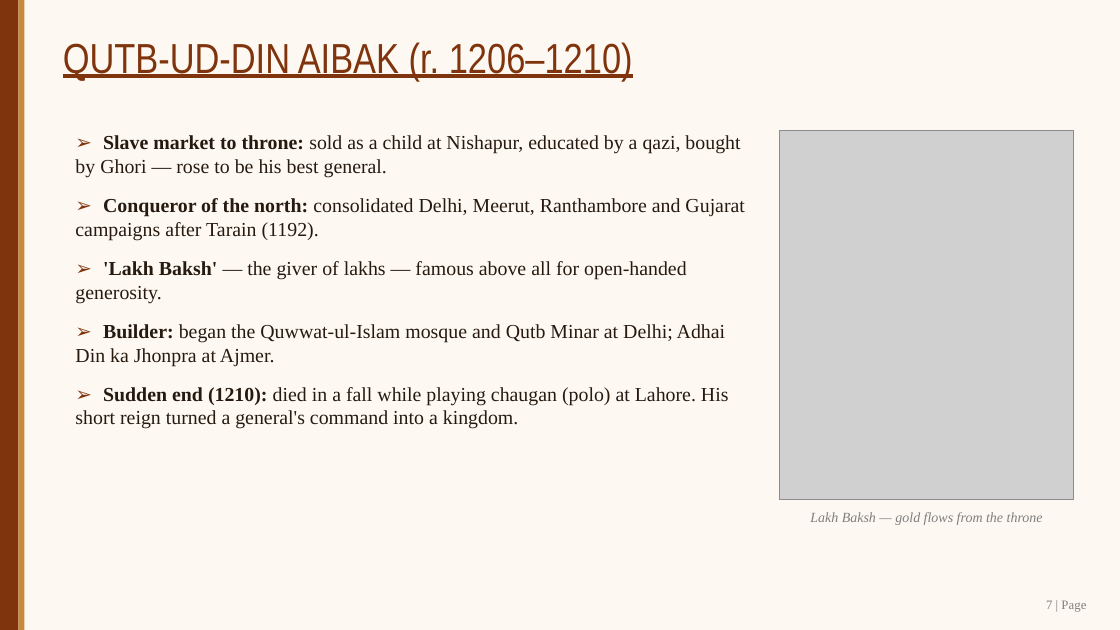
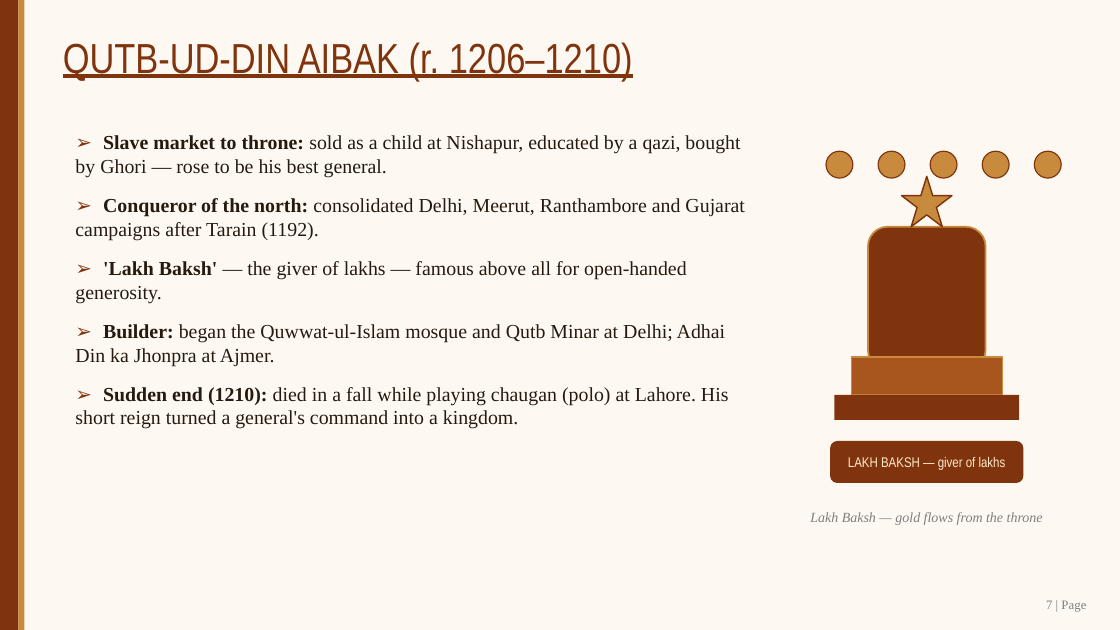
Before and after one commit to SangamSitapuri07/SIH, a slide deck: slide 7 of assignment/Slave_Dynasty_Mamluk_Presentation.pptx. Drawn at 1120x630 pixels with LibreOffice and Linux fonts; fonts in the diff are those of the drawing; grey boxes stand for pictures. Boxes give left, top, right and bottom in pixels: in the first picture for what was removed or moved away, otherwise in the second. Text is boxed around its words. In the diff, an @@ line names an element or a change of style, - is before the commit and + after.

```diff
--- a/assignment/Slave_Dynasty_Mamluk_Presentation.pptx
+++ b/assignment/Slave_Dynasty_Mamluk_Presentation.pptx
@@ picture removed at [780, 130, 1074, 500] @@
@@ ellipse added at [826, 151, 853, 178], fill #C88A3C, outline #80340D 1 pt @@
@@ ellipse added at [878, 151, 905, 178], fill #C88A3C, outline #80340D 1 pt @@
@@ star added at [902, 176, 952, 227], fill #C88A3C, outline #80340D 1.25 pt @@
@@ ellipse added at [930, 151, 957, 178], fill #C88A3C, outline #80340D 1 pt @@
@@ ellipse added at [982, 151, 1009, 178], fill #C88A3C, outline #80340D 1 pt @@
@@ ellipse added at [1034, 151, 1061, 178], fill #C88A3C, outline #80340D 1 pt @@
@@ rounded rectangle added at [868, 227, 986, 370], fill #80340D, outline #C88A3C 1.5 pt @@
@@ rectangle added at [851, 357, 1002, 395], fill #A8551E, outline #C88A3C 1 pt @@
@@ rectangle added at [834, 395, 1019, 420], fill #80340D @@
@@ rounded rectangle added at [830, 441, 1023, 483], fill #80340D, 12 pt, text #FFE9C9 @@
+LAKH BAKSH — giver of lakhs
```
Also in this commit, not shown: 13 other slides changed, 2 other files.
